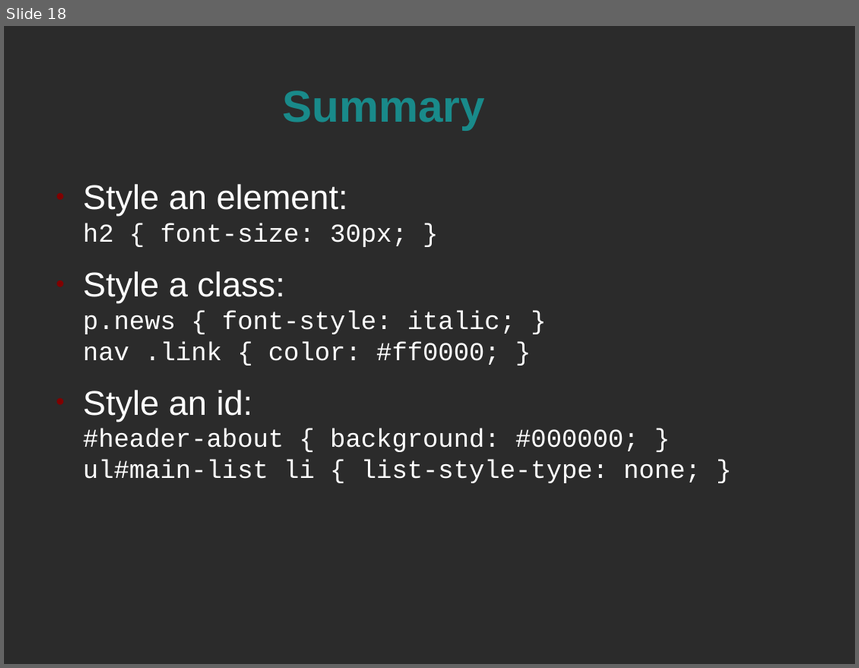
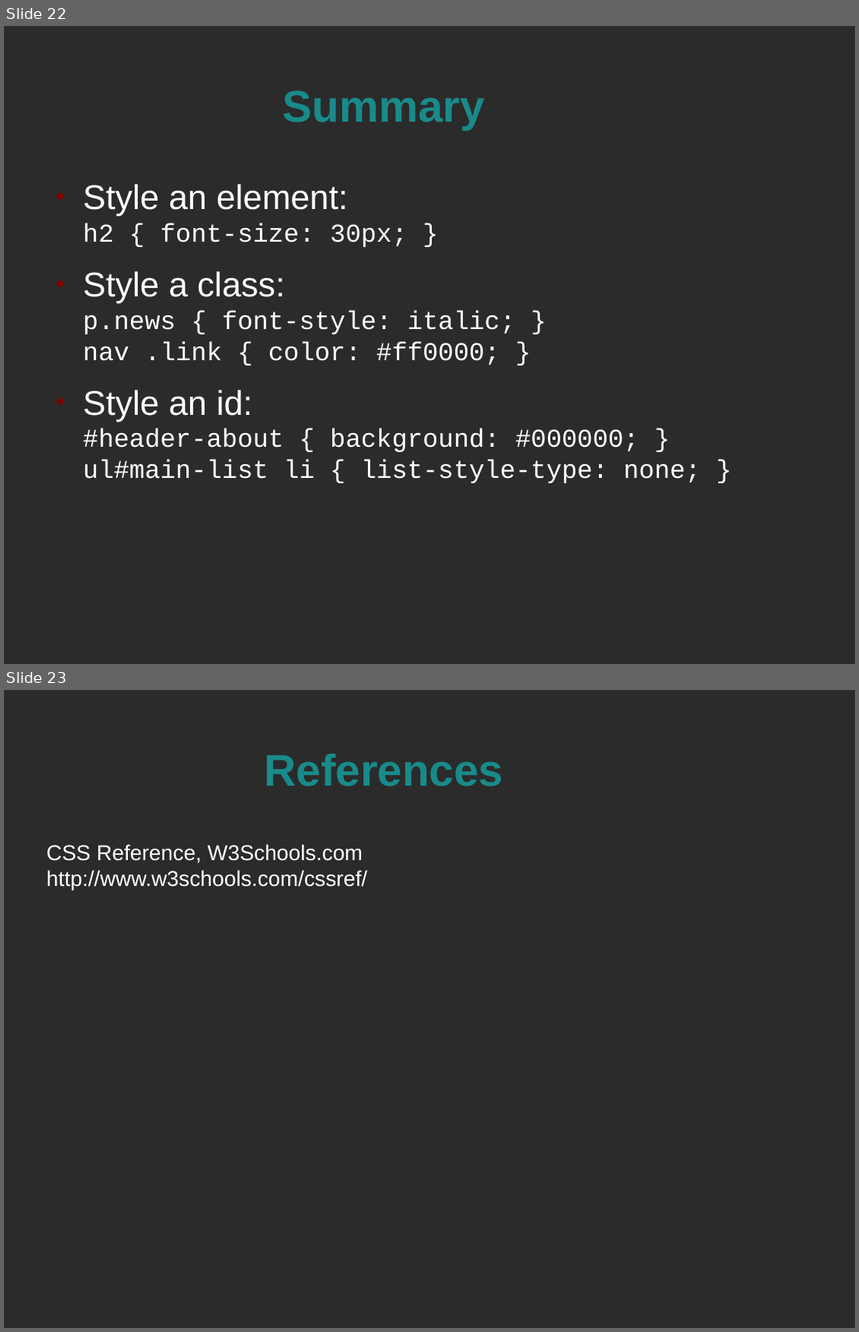
Before and after one commit to spellbindguy/Web-Development, a slide deck: Lectures/04 CSS/CSS Intro.odp. Shown one above the other, each under a label of ours: slide 18 before the commit, slides 22 and 23 after it. The pictures are 859x668 and 859x1332 pixels, drawn with LibreOffice and Linux fonts; fonts in the diff are those of the drawing; background and template pictures are left out; a plain dark background stands for a picture behind light text. Boxes give left, top, right and bottom in pixels: in the first picture for what was removed or moved away, otherwise in the second. Text is boxed around its words. In the diff, an @@ line names an element or a change of style, - is before the commit and + after.

```diff
--- a/Lectures/04 CSS/CSS Intro.odp
+++ b/Lectures/04 CSS/CSS Intro.odp
@@ slide 23 added at <box>4,690,855,1328</box>, background picture (left out) @@
@@ title added at <box>264,754,503,787</box>, 41.4 pt, text #198A8A, bold @@
+References
@@ text added at <box>47,844,367,891</box>, 20 pt, text #FFFFFF @@
+CSS Reference, W3Schools.com
+http://www.w3schools.com/cssref/
@@ what was slide 18 is now slide 22 @@
```
Also in this commit, not shown: 4 other slides added, 1 slide removed, 1 other file.
